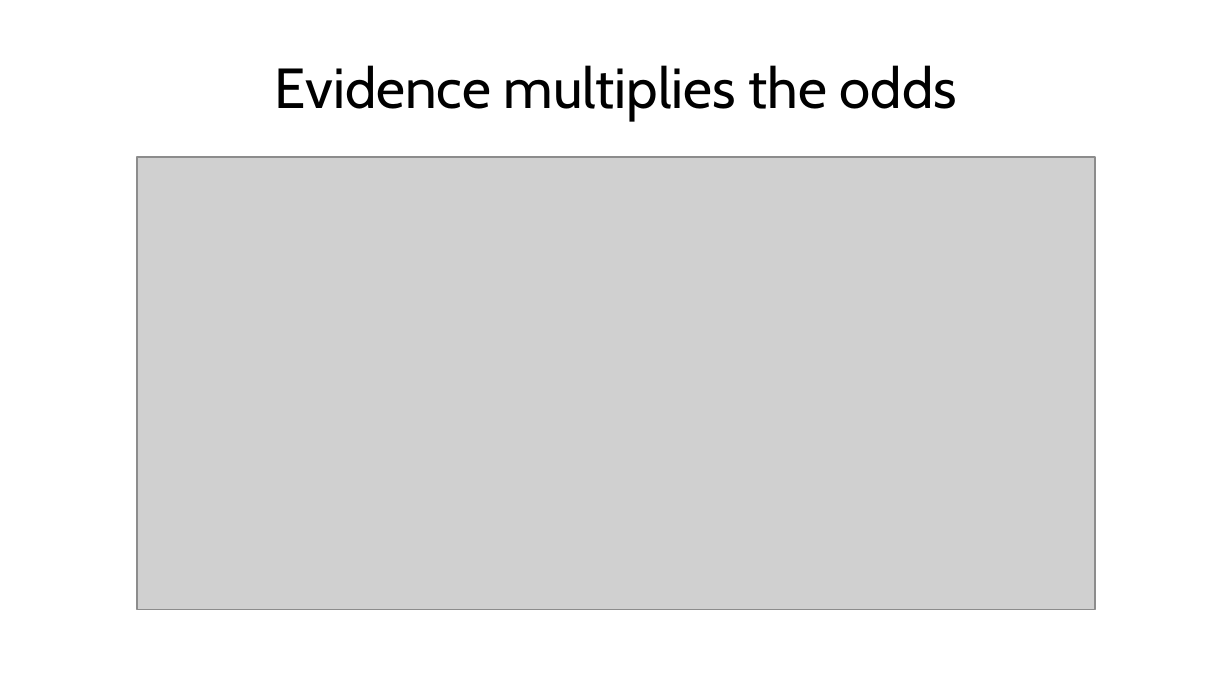
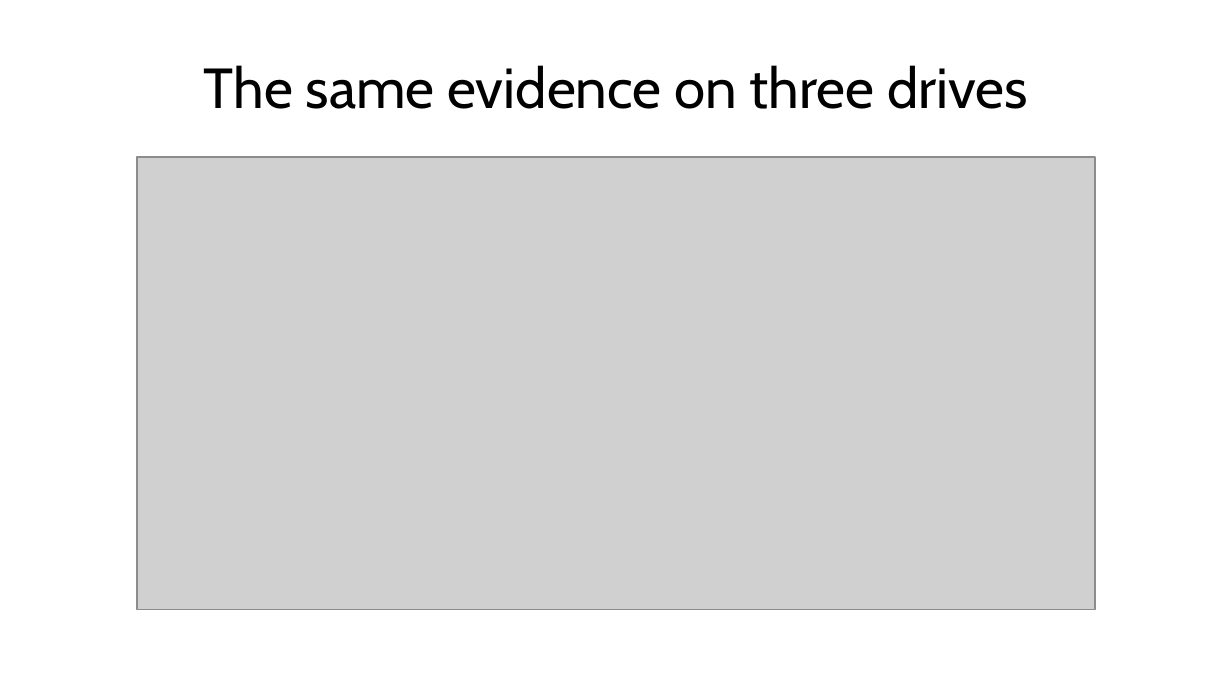
Before and after one commit to fabioantonini/technologies-for-artificial-intelligence, a slide deck: slide 10 of Lessons/04_classification_and_metrics/Slides/classification_and_metrics_slides.pptx. Drawn at 1232x693 pixels with LibreOffice and Linux fonts; fonts in the diff are those of the drawing; grey boxes stand for pictures; background and template pictures are left out. Boxes give left, top, right and bottom in pixels: in the first picture for what was removed or moved away, otherwise in the second. Text is boxed around its words. In the diff, an @@ line names an element or a change of style, - is before the commit and + after.

```diff
--- a/Lessons/04_classification_and_metrics/Slides/classification_and_metrics_slides.pptx
+++ b/Lessons/04_classification_and_metrics/Slides/classification_and_metrics_slides.pptx
@@ title at (x1=204, y1=65, x2=1028, y2=109): text changed @@
-Evidence multiplies the odds
+The same evidence on three drives
```
Also in this commit, not shown: 4 other files.
